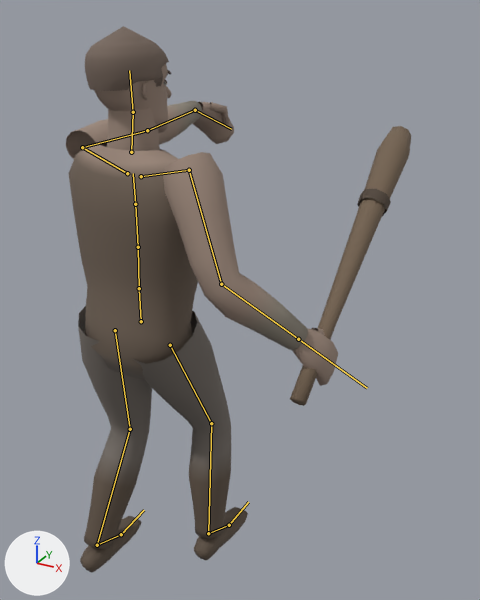
Renders of the glTF model assets/models/characters/thug.glb from each side of a commit.
Both versions are drawn from a camera (50 mm lens) standing at (1.32, -1.69, 2.11) and looking at (0.2, 0.35, 1.09). Lighting does not change. The marker at lower left points along +X, +Y and +Z. The picture after the commit comes second. Both versions are drawn at frame 5 of the action 'pull'; the numbers are the values there. The bones that change, and the others that lie on the model, are drawn over the model as lines.

In view in the first picture: 'Thug'.
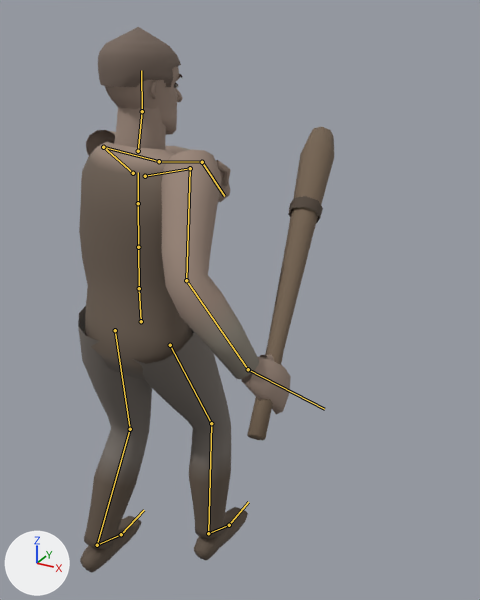
Boxes (x1, y1, x2, y2) around the edits, measured in the pictures (480 x 600 px):
'Thug', posed (26% narrower)
    before: (66, 26, 411, 573)
    after: (78, 27, 334, 573)
bone 'Chest', root to tip
    before: (138, 247) to (135, 204)
    after: (138, 247) to (138, 203)
bone 'UpperChest', root to tip
    before: (135, 204) to (133, 173)
    after: (138, 203) to (138, 172)
bone 'RightUpperArm', root to tip
    before: (189, 170) to (221, 284)
    after: (190, 168) to (186, 280)
bone 'RightHand', root to tip
    before: (298, 339) to (367, 388)
    after: (248, 369) to (324, 409)
bone 'LeftShoulder', root to tip
    before: (127, 173) to (82, 147)
    after: (133, 173) to (103, 147)
bone 'LeftUpperArm', root to tip
    before: (82, 147) to (147, 130)
    after: (103, 147) to (159, 161)
bone 'LeftLowerArm', root to tip
    before: (147, 130) to (195, 110)
    after: (159, 161) to (202, 162)

What changed in the scene script:
```text
Change bone_spine:
    where bone_spine = bpy.data.objects['Armature'].pose.bones['Spine']  # child of 'Hips'
    bone_spine.rotation_quaternion: (0.999, 0.012, -0.037, 0.002) -> (0.999, 0.025, -0.047, 0.003)  # degrees (1, -4, 0) -> degrees (3, -5, 0)
Change bone_chest:
    where bone_chest = bpy.data.objects['Armature'].pose.bones['Chest']  # child of 'Spine'
    bone_chest.rotation_quaternion: (0.999, 0.013, -0.043, -0.001) -> (0.998, 0.029, -0.055, 0.0)  # degrees (2, -5, 0) -> degrees (3, -6, 0)
Change bone_upperchest:
    where bone_upperchest = bpy.data.objects['Armature'].pose.bones['UpperChest']  # child of 'Chest'
    bone_upperchest.rotation_quaternion: (0.999, 0.013, -0.043, -0.003) -> (0.998, 0.029, -0.055, -0.003)  # degrees (2, -5, 0) -> degrees (3, -6, -1)
Change bone_rightupperarm:
    where bone_rightupperarm = bpy.data.objects['Armature'].pose.bones['RightUpperArm']  # child of 'RightShoulder'
    bone_rightupperarm.rotation_quaternion: (0.987, -0.012, 0.081, 0.139) -> (0.982, -0.147, 0.002, 0.122)  # degrees (0, 9, 16) -> degrees (-17, 2, 14)
Change bone_righthand:
    where bone_righthand = bpy.data.objects['Armature'].pose.bones['RightHand']  # child of 'RightLowerArm'
    bone_righthand.rotation_quaternion: (1.0, 0.0, 0.0, 0.0) -> (0.966, 0.259, 0.0, 0.0)  # degrees (0, 0, 0) -> degrees (30, 0, 0)
Change bone_leftshoulder:
    where bone_leftshoulder = bpy.data.objects['Armature'].pose.bones['LeftShoulder']  # child of 'UpperChest'
    bone_leftshoulder.rotation_quaternion: (0.999, 0.052, -0.002, 0.0) -> (0.995, 0.052, -0.009, -0.087)  # degrees (6, 0, 0) -> degrees (6, -1, -10)
Change bone_leftupperarm:
    where bone_leftupperarm = bpy.data.objects['Armature'].pose.bones['LeftUpperArm']  # child of 'LeftShoulder'
    bone_leftupperarm.rotation_quaternion: (0.639, 0.678, -0.315, -0.179) -> (0.756, 0.543, -0.35, -0.104)  # degrees (97, -9, -42) -> degrees (80, -25, -36)
Change bone_leftlowerarm:
    where bone_leftlowerarm = bpy.data.objects['Armature'].pose.bones['LeftLowerArm']  # child of 'LeftUpperArm'
    bone_leftlowerarm.rotation_quaternion: (1.0, 0.0, 0.0, 0.0) -> (1.0, 0.017, 0.0, 0.0)  # degrees (0, 0, 0) -> degrees (2, 0, 0)
```
